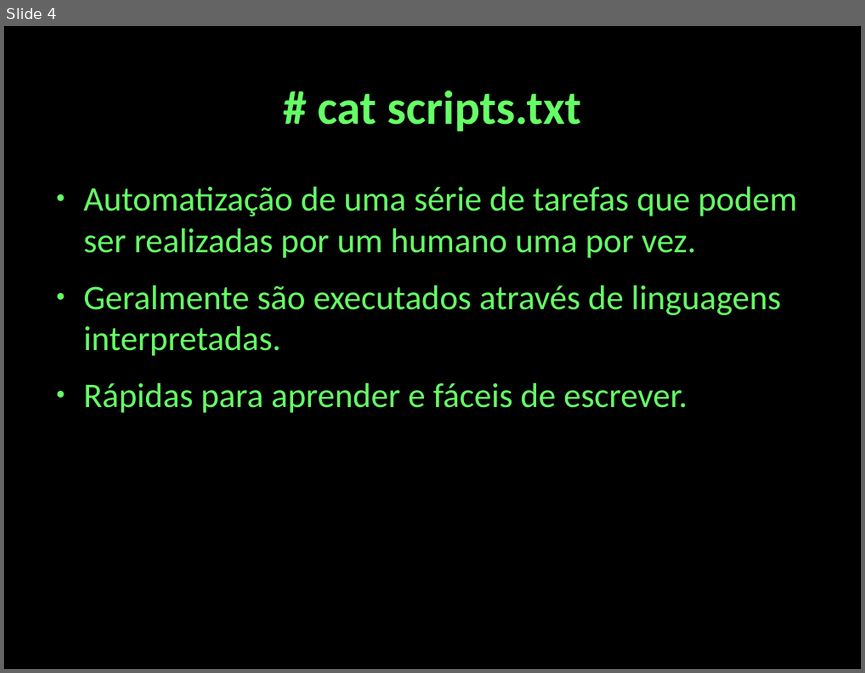
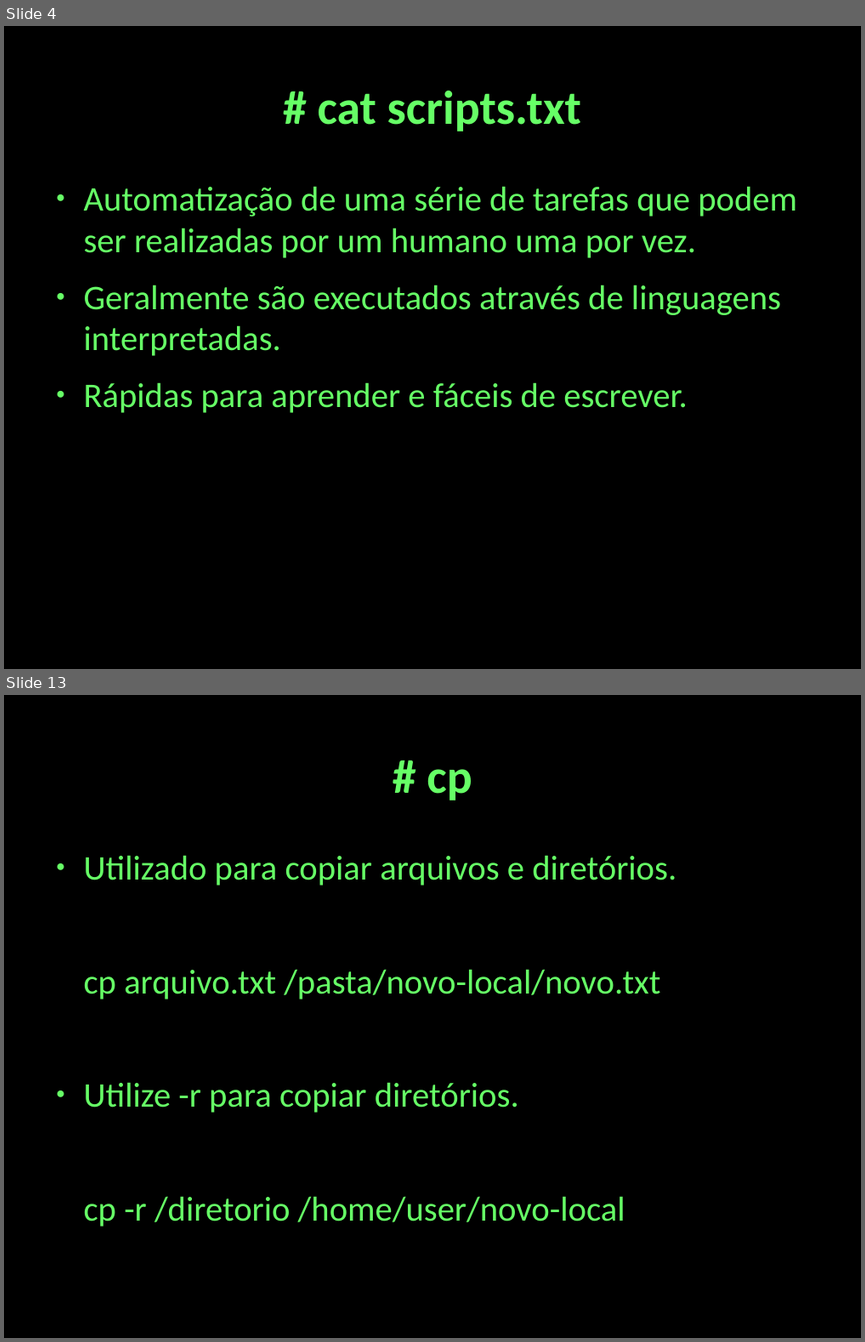
Before and after one commit to cjlcarvalho/presentations, a slide deck: shell-presentation.odp. Shown one above the other, each under a label of ours: slide 4 before the commit, slides 4 and 13 after it; the slides between them are not shown. The pictures are 865x673 and 865x1342 pixels, drawn with LibreOffice and Linux fonts; fonts in the diff are those of the drawing. Boxes give left, top, right and bottom in pixels: in the first picture for what was removed or moved away, otherwise in the second. Text is boxed around its words. In the diff, an @@ line names an element or a change of style, - is before the commit and + after.

```diff
--- a/shell-presentation.odp
+++ b/shell-presentation.odp
@@ slide 13 added at <box>4,695,861,1338</box>, background #000000 @@
@@ title added at <box>426,769,472,800</box>, 44 pt, text #66FF66, bold @@
+# cp
@@ text added at <box>84,855,676,1226</box>, 32 pt, text #66FF66 @@
+● Utilizado para copiar arquivos e diretórios.
+cp arquivo.txt /pasta/novo-local/novo.txt
+● Utilize -r para copiar diretórios.
+cp -r /diretorio /home/user/novo-local
```
Also in this commit, not shown: 1 slide changed, 10 other slides added, 2 other files.
